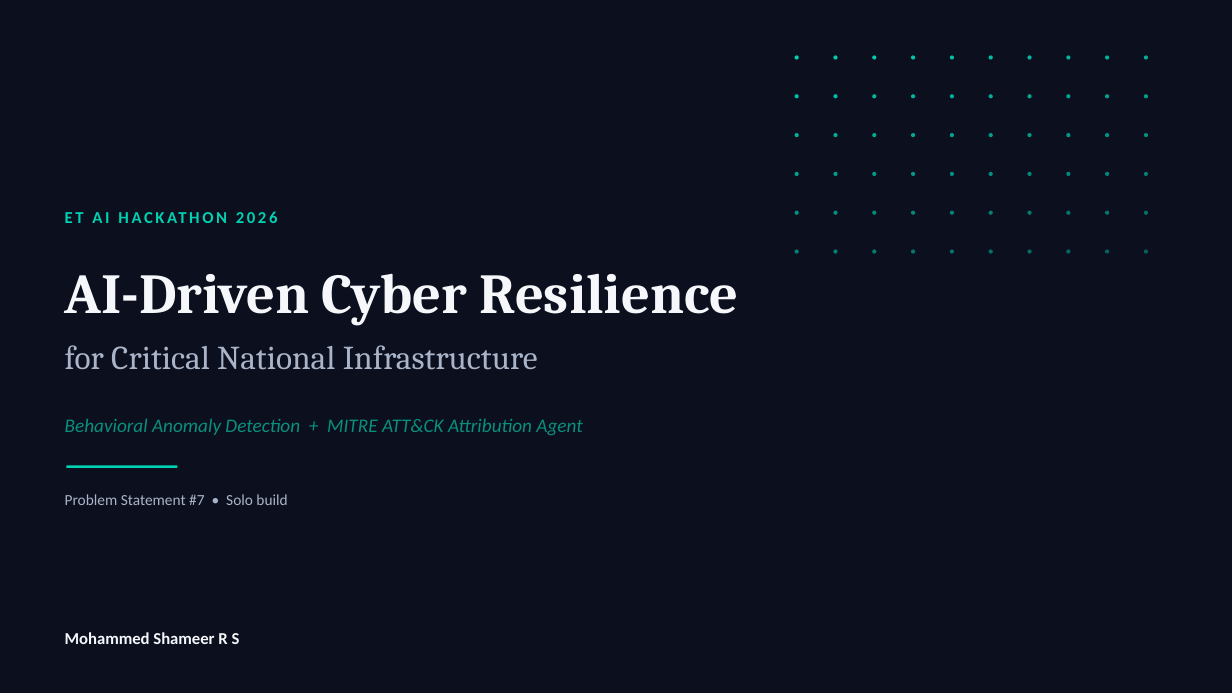
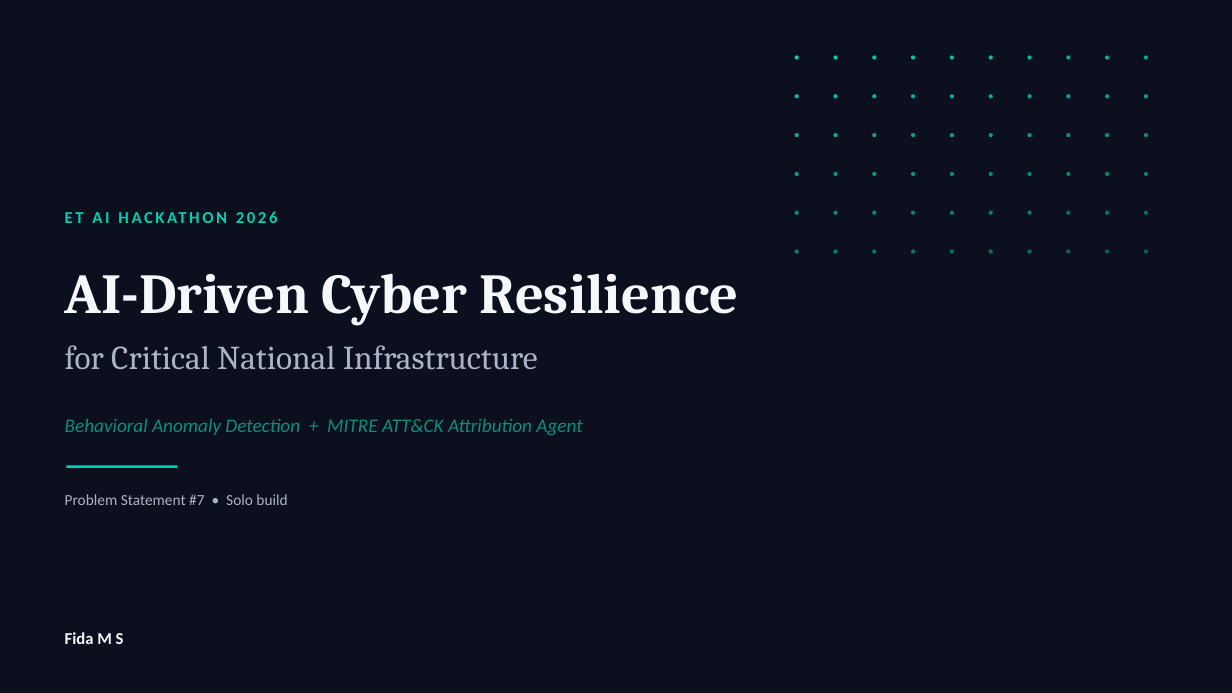
Before and after one commit to fidashameer/cyber-resilience-ai, a slide deck: slide 1 of deck/ET_AI_Hackathon_2026_Cyber_Resilience_Deck.pptx. Drawn at 1232x693 pixels with LibreOffice and Linux fonts; fonts in the diff are those of the drawing. Boxes give left, top, right and bottom in pixels: in the first picture for what was removed or moved away, otherwise in the second. Text is boxed around its words. In the diff, an @@ line names an element or a change of style, - is before the commit and + after.

```diff
--- a/deck/ET_AI_Hackathon_2026_Cyber_Resilience_Deck.pptx
+++ b/deck/ET_AI_Hackathon_2026_Cyber_Resilience_Deck.pptx
@@ text at (x1=65, y1=632, x2=124, y2=644): text changed @@
-Mohammed Shameer R S
+Fida M S
```
Also in this commit, not shown: 2 other slides changed, 1 other file.
